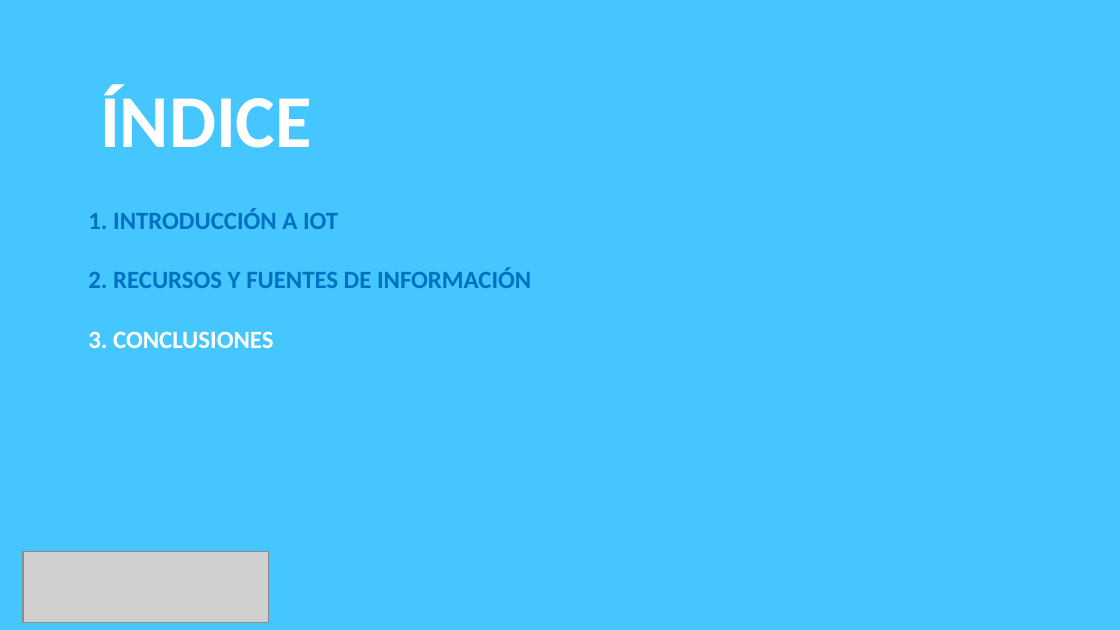
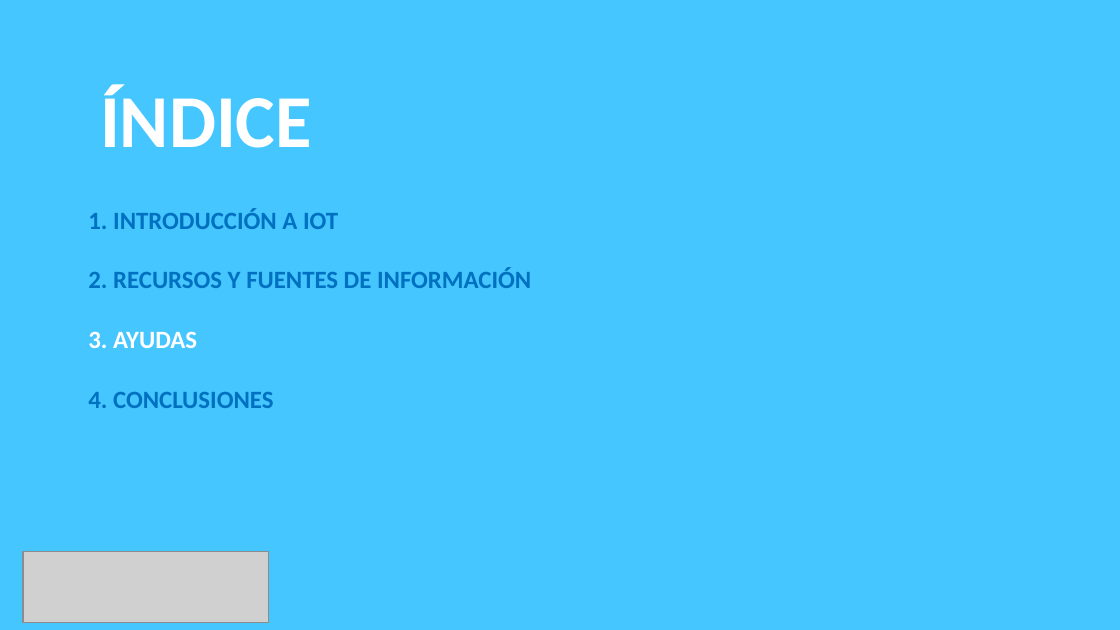
Before and after one commit to dmoreno19949/DTE_TG_ARDUINO_RAPSBERRY, a slide deck: slide 18 of TG1/TG1_sync1.david.pptx. Drawn at 1120x630 pixels with LibreOffice and Linux fonts; fonts in the diff are those of the drawing; grey boxes stand for pictures; background and template pictures are left out. Boxes give left, top, right and bottom in pixels: in the first picture for what was removed or moved away, otherwise in the second. Text is boxed around its words. In the diff, an @@ line names an element or a change of style, - is before the commit and + after.

```diff
--- a/TG1/TG1_sync1.david.pptx
+++ b/TG1/TG1_sync1.david.pptx
@@ subtitle at [88,331,273,408]: text changed; text colour #FFFFFF to #0070C0 @@
-3. CONCLUSIONES
+3. AYUDAS
+4. CONCLUSIONES
```
Also in this commit, not shown: 3 other slides changed, 2 slides added.
